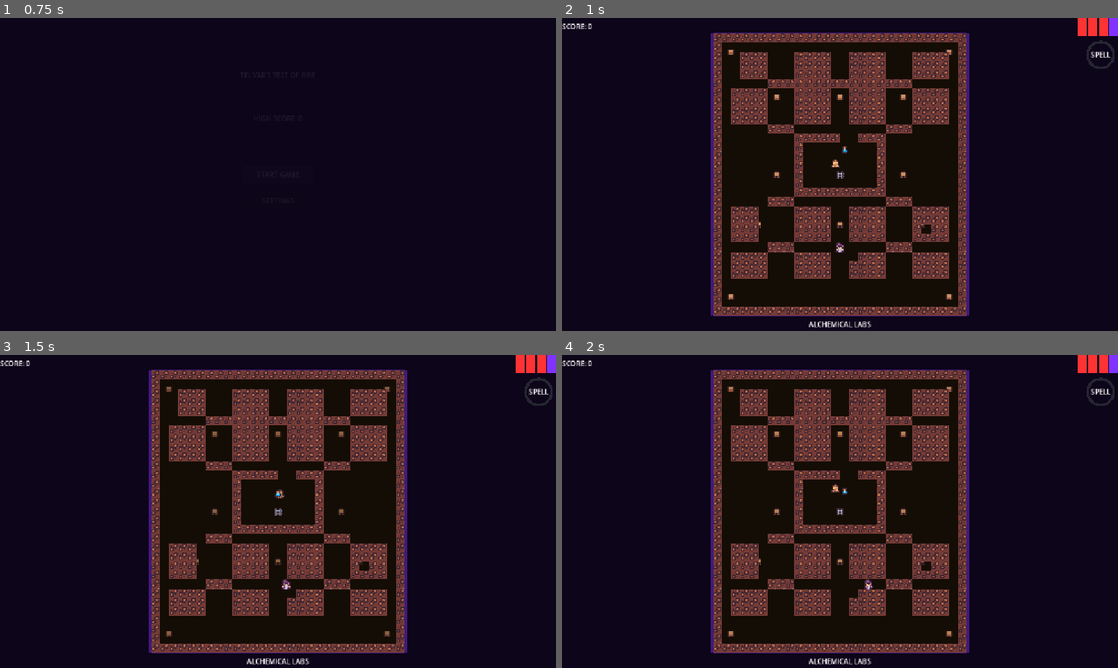
Above: before the commit, frames 1-4 (two rows, left to right).
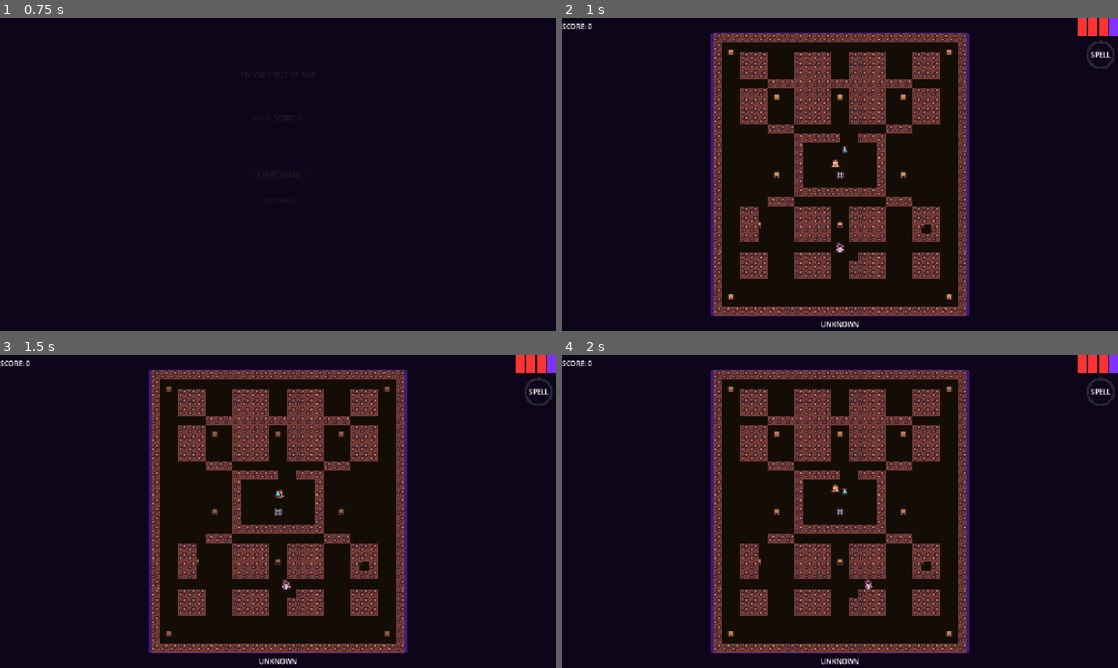
Above: after the commit, the same moments.

Repository: markcromwell/telvar-test-of-fire
Game: Godot game, scene res://scenes/Main.tscn
Two runs of this game, one before a commit and one after it. Both use one fixed random seed, a clock stepped at 60 frames per second and the inputs below.
Inputs:
- Up to frame 1 (0.75 s): click "START GAME" at 0.5 s
- Up to frame 2 (1 s): no input
- Up to frame 3 (1.5 s): hold Right (move_right) from 1.28 s (still down)
- Up to frame 4 (2 s): keep holding Right (move_right)

Frame 1 is identical in both runs. In frame 2, 1.7% of the frame differs, in the area x 30-70%, y 10-99%; in frame 3, 1.6%; in frame 4, 1.7%.

Commit message:
fix: widen outer maze corridors + open row 23 for navigation
- All outer wall blocks narrowed by 1 col: left side now cols 1-2 open
  (was col 1 only), right side cols 25-26 open (was col 26 only)
- Row 23 connector walls removed — player spawn row now fully open,
  allowing free left/right movement to reach outer corridors
- Row 23 was the key blocker: walls at cols 6-8 and 19-21 split the
  bottom play area in half, trapping the player in the center zone

Co-Authored-By: Claude Sonnet 4.6 <noreply@anthropic.com>

Diff:
--- a/scripts/Level1.gd
+++ b/scripts/Level1.gd
@@ -9,14 +9,14 @@
 	return PackedStringArray([
 		"############################",
 		"#..........................#",
-		"#..###...####..####...####.#",
-		"#..###...####..####...####.#",
-		"#..###...####..####...####.#",
+		"#..###...####..####...###..#",
+		"#..###...####..####...###..#",
+		"#..###...####..####...###..#",
 		"#.....################.....#",
-		"#.####...####..####...####.#",
-		"#.####...####..####...####.#",
-		"#.####...####..####...####.#",
-		"#.####...####..####...####.#",
+		"#..###...####..####...###..#",
+		"#..###...####..####...###..#",
+		"#..###...####..####...###..#",
+		"#..###...####..####...###..#",
 		"#.....###..........###.....#",
 		"#........#####..###........#",
 		"#........#........#........#",
@@ -26,22 +26,16 @@
 		"#........#........#........#",
 		"#........##########........#",
 		"#.....###..........###.....#",
-		"#.###....####..####...####.#",
-		"#.###....####..####...####.#",
-		"#.###....####..####...#.##.#",
-		"#.###....####..####...####.#",
-		"#.....###..........###.....#",
-		"#.####...####...###...####.#",
-		"#.####...####..####...####.#",
-		"#.####...####..####...####.#",
+		"#..##....####..####...###..#",
+		"#..##....####..####...###..#",
+		"#..##....####..####...#.#..#",
+		"#..##....####..####...###..#",
+		"#..........................#",
+		"#..###...####...###...###..#",
+		"#..###...####..####...###..#",
+		"#..###...####..####...###..#",
 		"#..........................#",
 		"#..........................#",
 		"#..........................#",
 		"############################",
 	])
-
-
-func _ready() -> void:
-	level_number = 1
-	level_name = "ALCHEMICAL LABS"
-	super._ready()
